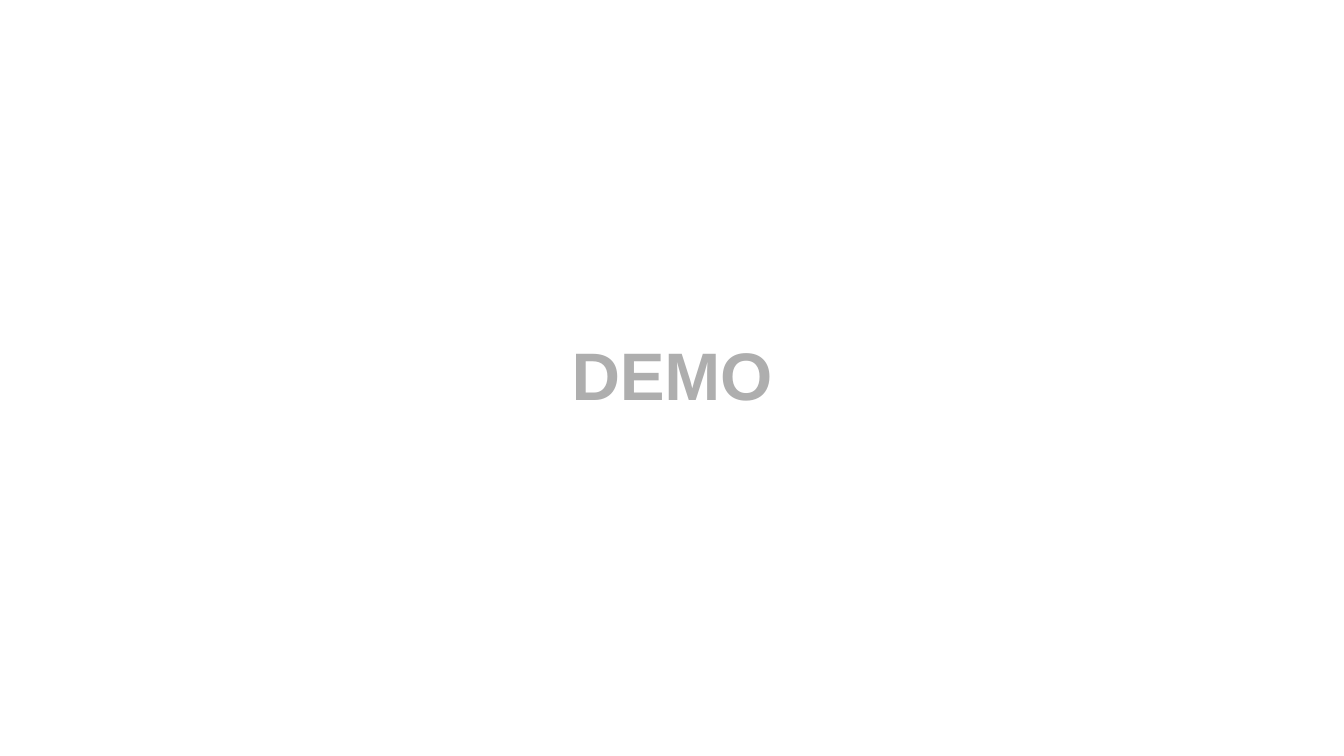
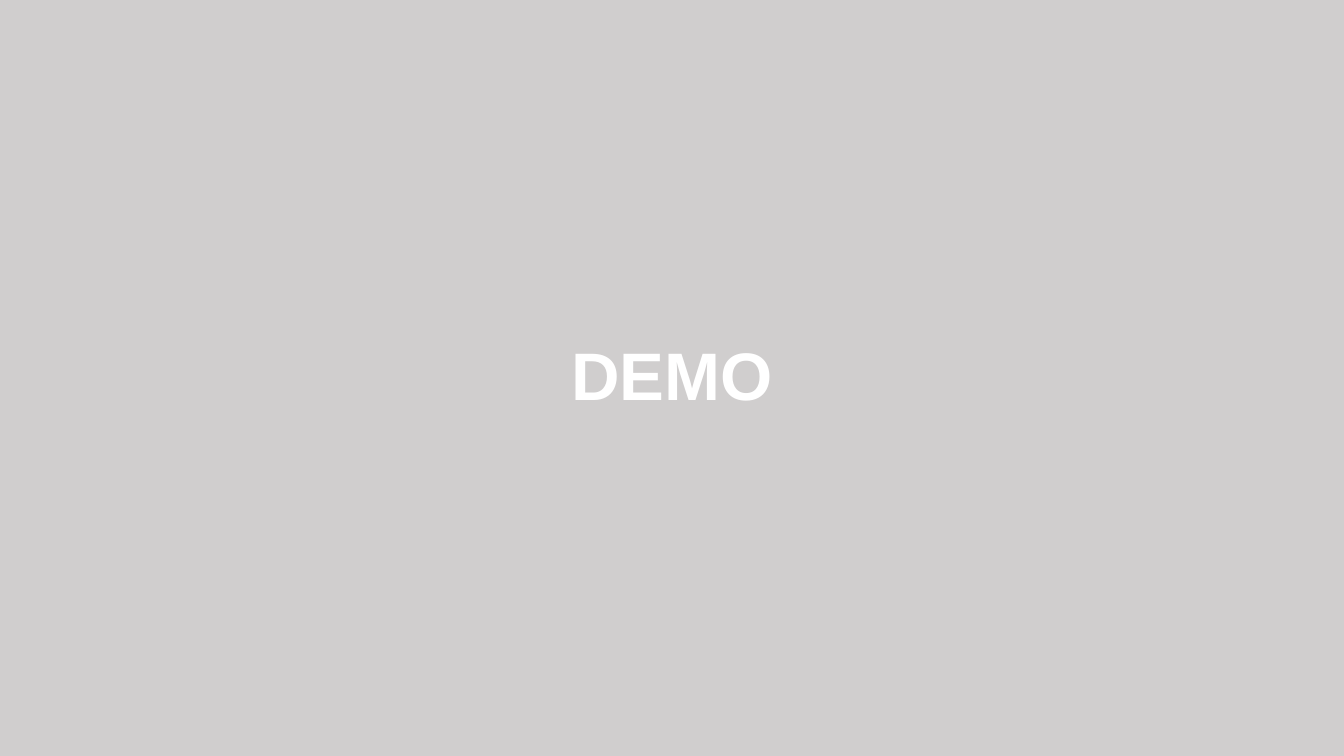
Before and after one commit to RamirezET/vue-sharing, a slide deck: slide 14 of Vue 2.pptx. Drawn at 1344x756 pixels with LibreOffice and Linux fonts; fonts in the diff are those of the drawing. Boxes give left, top, right and bottom in pixels: in the first picture for what was removed or moved away, otherwise in the second. Text is boxed around its words. In the diff, an @@ line names an element or a change of style, - is before the commit and + after.

```diff
--- a/Vue 2.pptx
+++ b/Vue 2.pptx
@@ background #FFFFFF to #D0CECE @@
@@ title "DEMO" at [572, 353, 773, 400]: text colour #AEAEAE to #FFFFFF @@
```
Also in this commit, not shown: 1 slide added, 1 other file.
